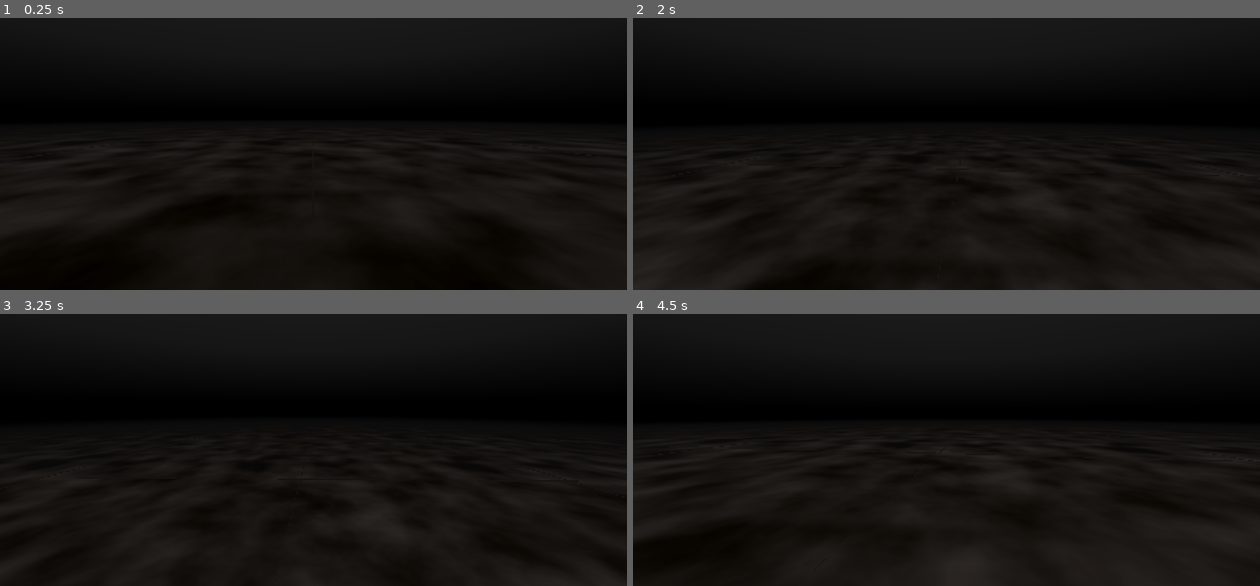
Above: before the commit, frames 1-4 (two rows, left to right).
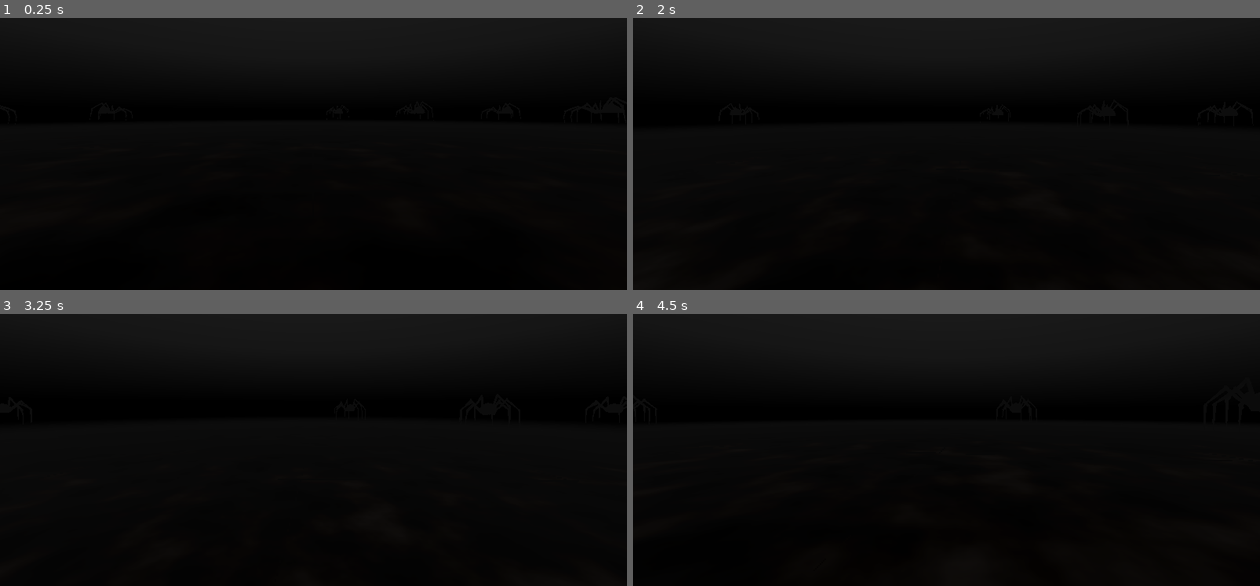
Above: after the commit, the same moments.

Repository: Tom3s/arachnophobia
Game: Godot game, scene res://Environment.tscn
Same seed, same stepped clock (60 frames per second), same inputs: the game is played once before the commit and once after it.
Inputs (mouse positions are in pixels of both pictures, inside the frame that each line leads up to):
- Up to frame 1 (0.25 s): no input
- Up to frame 2 (2 s): tap Enter at 0.5 s; move the mouse to (977, 113) at 0.52 s; hold Shift (sprint) 0.53-1.28 s; hold W (move_forward) from 0.53 s (still down); tap Space (jump) at 0.77, 1.52 s; move the mouse to (915, 115) at 1.27 s; tap Shift (sprint) at 1.35 s
- Up to frame 3 (3.25 s): keep holding W (move_forward); move the mouse to (326, 403) at 2.02 s; hold Shift (sprint) 2.03-2.78 s; move the mouse to (307, 414) at 2.77 s; tap Shift (sprint) at 2.85 s; tap Space (jump) at 3.02 s
- Up to frame 4 (4.5 s): keep holding W (move_forward); move the mouse to (990, 414) at 3.52 s; hold Shift (sprint) 3.53-4.28 s; tap Space (jump) at 3.77 s; move the mouse to (896, 406) at 4.27 s; tap Shift (sprint) at 4.35 s

The runs differ from the first frame. In frame 2, 0.6% of the frame differs, in the area x 0-100%, y 57-100%; in frame 3, 0.4%; in frame 4, 2.0%, in the area x 0-100%, y 50-100%.

Commit message:
correct particle depth

Diff:
--- a/Environment.tscn
+++ b/Environment.tscn
@@ -19,6 +19,9 @@
 ambient_light_color = Color(1, 1, 1, 1)
 fog_enabled = true
 fog_light_color = Color(0.54902, 0.584314, 0.639216, 1)
+fog_light_energy = 0.0
+fog_density = 0.0
+fog_sky_affect = 0.0
 
 [sub_resource type="PlaneMesh" id="PlaneMesh_chiys"]
 size = Vector2(20, 20)
@@ -41,7 +44,8 @@
 mesh = SubResource("PlaneMesh_chiys")
 surface_material_override/0 = SubResource("ShaderMaterial_gmcll")
 
-[node name="DirectionalLight3D" type="DirectionalLight3D" parent="."]
+[node name="Sun" type="DirectionalLight3D" parent="."]
+unique_name_in_owner = true
 transform = Transform3D(1, 0, 0, 0, 0.527579, 0.849506, 0, -0.849506, 0.527579, 0, 1.38716, 0)
 shadow_enabled = true
 
--- a/EventListener.gd
+++ b/EventListener.gd
@@ -6,8 +6,9 @@
 @onready var player: Node3D = %Player
 @onready var basePlane: MeshInstance3D = %BasePlane
 @onready var worldEnvironment: WorldEnvironment = %WorldEnvironment
+@onready var sun: DirectionalLight3D = %Sun
 
-var totalSpiderCount: int = 3
+var totalSpiderCount: int = 20
 var tamedSpiderCount: int = 0
 
 # Called when the node enters the scene tree for the first time.
@@ -58,3 +59,5 @@
 	worldEnvironment.environment.fog_sky_affect = lerp(1.0, 0.0, tamedRatio)
 	worldEnvironment.environment.fog_light_energy = lerp(1.0, 0.0, tamedRatio)
 	worldEnvironment.environment.fog_light_color = lerp(Color(0.05, 0.05, 0.05, 0), tamedSkyColor, tamedRatio)
+
+	sun.light_energy = lerp(0.15, 1.0, tamedRatio)
--- a/Models/Spider.tscn
+++ b/Models/Spider.tscn
@@ -69,7 +69,7 @@
 alpha_curve = SubResource("CurveTexture_l1kn8")
 
 [sub_resource type="StandardMaterial3D" id="StandardMaterial3D_ibb5u"]
-transparency = 1
+transparency = 4
 shading_mode = 0
 vertex_color_use_as_albedo = true
 albedo_texture = ExtResource("6_nnyle")
--- a/plane.tres
+++ b/plane.tres
@@ -99,7 +99,7 @@
 
 [resource]
 code = "shader_type spatial;
-render_mode blend_mix, depth_draw_opaque, cull_back, diffuse_lambert, specular_schlick_ggx;
+render_mode blend_mix, depth_draw_opaque, cull_back, diffuse_lambert, specular_schlick_ggx, depth_prepass_alpha;
 
 uniform sampler2D tex_frg_5;
 uniform sampler2D tex_frg_6;
@@ -204,7 +204,8 @@
 
 }
 "
-graph_offset = Vector2(623.818, 58.74)
+graph_offset = Vector2(681.818, 325.74)
+flags/depth_prepass_alpha = true
 nodes/fragment/0/position = Vector2(1820, 200)
 nodes/fragment/2/node = SubResource("VisualShaderNodeInput_uae4f")
 nodes/fragment/2/position = Vector2(-700, 40)
